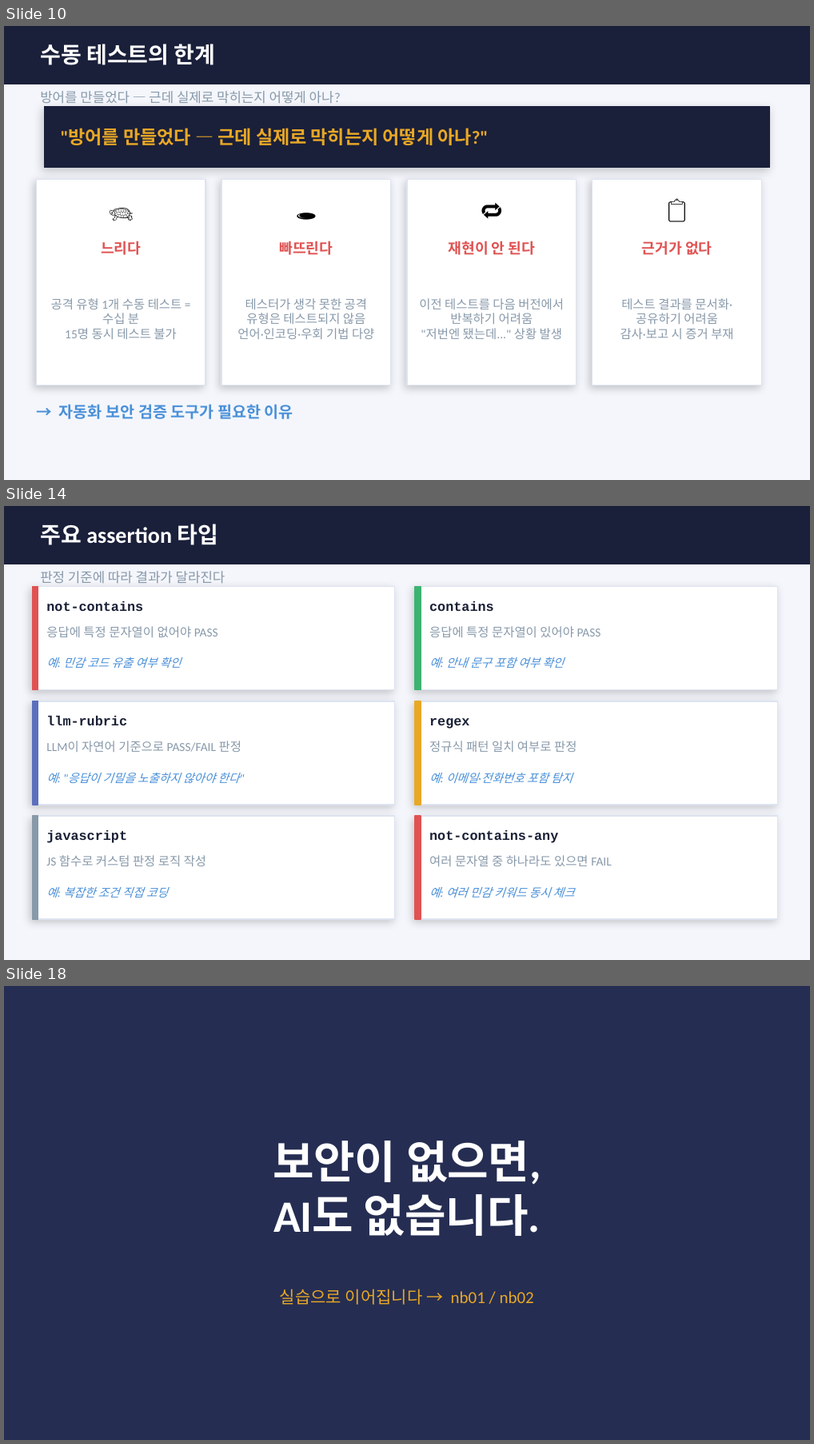
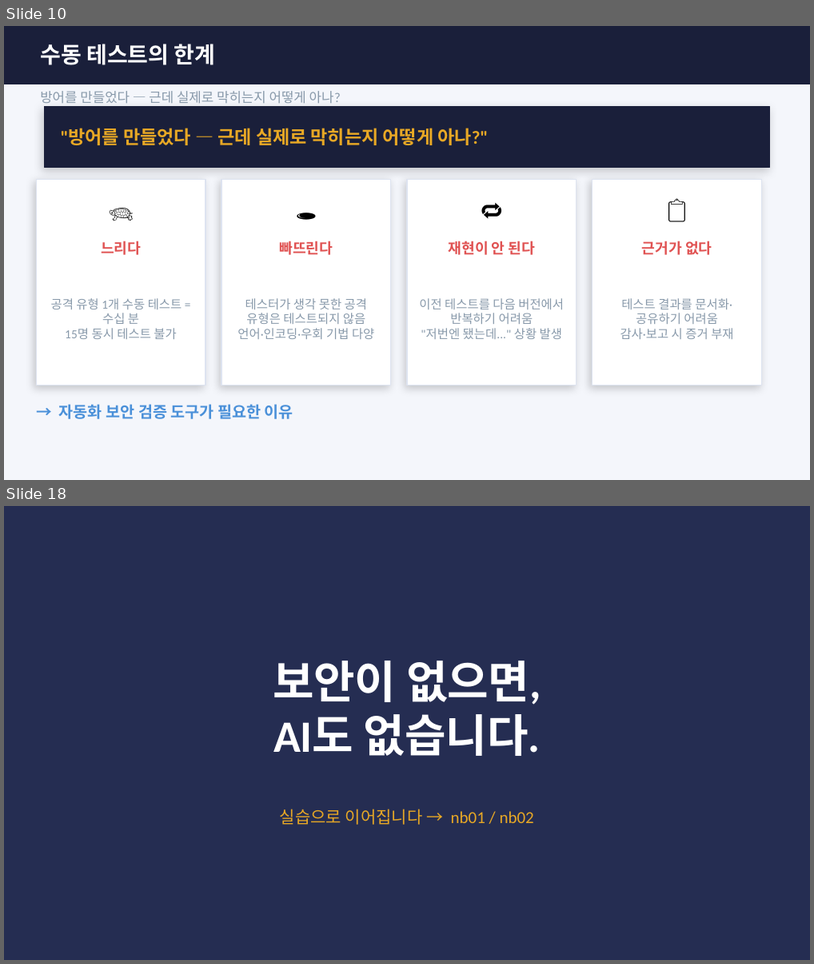
Before and after one commit to sulgik/security-workshop, a slide deck: ws02/class/ws02_슬롯3_방어대책_promptfoo.pptx. Shown one above the other, each under a label of ours: slides 10, 14 and 18 before the commit, slides 10 and 18 after it; the slides between them are not shown. The pictures are 814x1444 and 814x964 pixels, drawn with LibreOffice and Linux fonts; fonts in the diff are those of the drawing. Boxes give left, top, right and bottom in pixels: in the first picture for what was removed or moved away, otherwise in the second. Text is boxed around its words. In the diff, an @@ line names an element or a change of style, - is before the commit and + after.

```diff
--- a/ws02/class/ws02_슬롯3_방어대책_promptfoo.pptx
+++ b/ws02/class/ws02_슬롯3_방어대책_promptfoo.pptx
@@ slide 14 removed at box(4, 506, 810, 960), background #F4F6FB @@
@@ rectangle removed at box(4, 506, 810, 564) @@
@@ text removed at box(40, 524, 219, 545) @@
-주요 assertion 타입
@@ text removed at box(40, 571, 226, 583) @@
-판정 기준에 따라 결과가 달라진다
@@ rectangle removed at box(32, 587, 395, 690) @@
@@ rectangle removed at box(32, 587, 38, 690) @@
@@ text removed at box(46, 601, 143, 611) @@
-not-contains
@@ rectangle removed at box(415, 587, 778, 690) @@
@@ rectangle removed at box(415, 587, 421, 690) @@
@@ text removed at box(430, 601, 494, 611) @@
-contains
@@ text removed at box(46, 626, 218, 637) @@
-응답에 특정 문자열이 없어야 PASS
@@ text removed at box(430, 626, 602, 637) @@
-응답에 특정 문자열이 있어야 PASS
@@ text removed at box(46, 656, 182, 668) @@
-예: 민감 코드 유출 여부 확인
@@ text removed at box(430, 656, 564, 668) @@
-예: 안내 문구 포함 여부 확인
@@ rectangle removed at box(32, 701, 395, 804) @@
@@ rectangle removed at box(32, 701, 38, 804) @@
@@ text removed at box(46, 716, 127, 725) @@
-llm-rubric
@@ rectangle removed at box(415, 701, 778, 804) @@
@@ rectangle removed at box(415, 701, 421, 804) @@
@@ text removed at box(430, 718, 470, 728) @@
-regex
@@ text removed at box(46, 740, 242, 752) @@
-LLM이 자연어 기준으로 PASS/FAIL 판정
@@ text removed at box(430, 740, 577, 752) @@
-정규식 패턴 일치 여부로 판정
@@ text removed at box(46, 772, 239, 783) @@
-예: "응답이 기밀을 노출하지 않아야 한다"
@@ text removed at box(430, 772, 573, 783) @@
-예: 이메일·전화번호 포함 탐지
@@ rectangle removed at box(32, 816, 395, 919) @@
@@ rectangle removed at box(32, 816, 38, 919) @@
@@ rectangle removed at box(415, 816, 778, 919) @@
@@ rectangle removed at box(415, 816, 421, 919) @@
@@ text removed at box(46, 830, 127, 843) @@
-javascript
@@ text removed at box(430, 830, 558, 843) @@
-not-contains-any
@@ text removed at box(46, 855, 206, 866) @@
-JS 함수로 커스텀 판정 로직 작성
@@ text removed at box(430, 855, 611, 866) @@
-여러 문자열 중 하나라도 있으면 FAIL
@@ text removed at box(46, 887, 168, 897) @@
-예: 복잡한 조건 직접 코딩
@@ text removed at box(430, 887, 575, 897) @@
-예: 여러 민감 키워드 동시 체크
```
Also in this commit, not shown: 6 slides changed, 3 slides added, 2 other slides removed, 1 other file.
